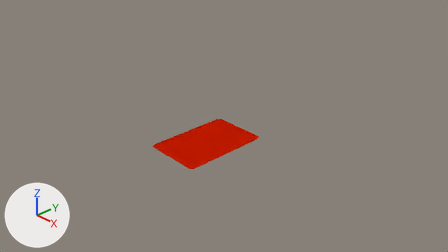
Before and after pictures for a commit that changed the Blender file Assets/3D Models/AWetTray.blend.
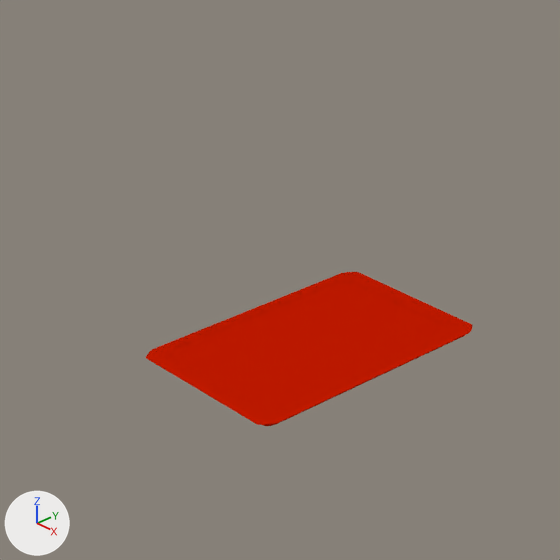
Each version appears first from the file's camera 'Camera', and next in a close-up on the part from 24% to 64% of the width and 12% to 84% of the height. The lights are fixed; the arrows at lower left show +X, +Y and +Z.

Script lines for the objects in view, before the commit:
```python
me_cube_001 = bpy.data.meshes.new('Cube.001')
me_cube_001.from_pydata(...)  # 428 vertices, 430 faces; spans x -1.06..1.06, y -1.06..1.06, z -1.07..1.0
me_cube_001.materials.append(mat_material_001)  # red #c31a00
ob_cube = bpy.data.objects.new('Cube', me_cube_001)
ob_cube.location = (0.0, 0.0, 0.0)
ob_cube.scale = (0.673, 1.0, -0.0199)
```
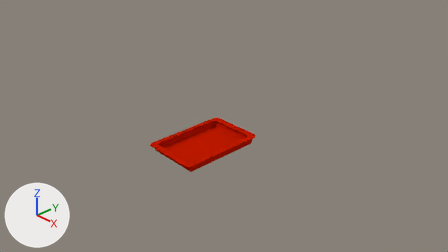
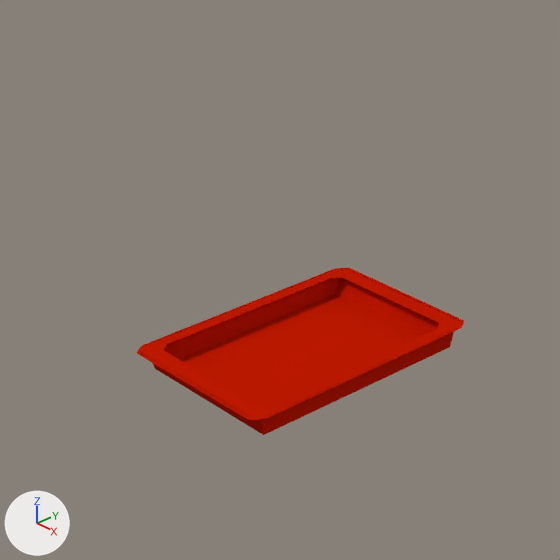
Pixel boxes [x1, y1, x2, y2] of what changed, in the close-ups (560 x 560 px; the box of a moved part takes in the faces that stretch with it):
```json
{"object": "Cube", "change": "reshaped, moved", "before": [146, 272, 473, 426], "after": [137, 268, 464, 435], "on screen": "8% taller"}
{"part": 1, "of": "me_cube_001", "change": "moved or reshaped", "before": [170, 281, 449, 411], "after": [153, 277, 454, 435]}
```

Scene script edits in JSON lines:
```json
{"block": "me_cube_001", "where": "me_cube_001.from_pydata(...)  # 428 vertices, 430 faces; spans x -1.06..1.06, y -1.06..1.06, z -1.07..1.0"}
{"block": "me_cube_001", "where": "# used by ob_cube; location = (0.0, 0.0, 0.0); scale = (0.673, 1.0, -0.0199)"}
{"block": "me_cube_001", "change": "me_cube_001 part 1"}
{"op": "set", "path": "me_cube_001.vertices[1].co", "old": "(-0.96, -0.96, -0.93)", "new": "(-0.93, -0.92, 7.91)", "note": "pixel (155, 353) -> not seen"}
{"op": "set", "path": "me_cube_001.vertices[3].co", "old": "(-0.96, 0.96, -0.93)", "new": "(-0.93, 0.88, 8.11)", "note": "pixel (348, 275) -> not seen"}
{"op": "set", "path": "me_cube_001.vertices[5].co", "old": "(0.96, -0.96, -0.93)", "new": "(0.94, -0.92, 8.11)", "note": "pixel (269, 420) -> not seen"}
{"op": "set", "path": "me_cube_001.vertices[7].co", "old": "(0.96, 0.96, -0.93)", "new": "(0.94, 0.92, 8.12)", "note": "pixel (464, 329) -> not seen"}
{"op": "set", "path": "me_cube_001.vertices[29].co", "old": "(-0.92, -0.92, 1.0)", "new": "(-0.92, -0.92, 7.77)"}
{"op": "set", "path": "me_cube_001.vertices[56].co", "old": "(-0.92, 0.92, 1.0)", "new": "(-0.93, 0.92, 7.77)"}
{"op": "set", "path": "me_cube_001.vertices[84].co", "old": "(0.92, -0.92, 1.0)", "new": "(0.91, -0.92, 7.77)"}
{"op": "set", "path": "me_cube_001.vertices[112].co", "old": "(0.92, 0.92, 1.0)", "new": "(0.91, 0.92, 7.77)"}
{"op": "set", "path": "ob_cube.location", "old": "(0.0, 0.0, 0.0)", "new": "(-0.099, 0.0, 0.0)"}
```
